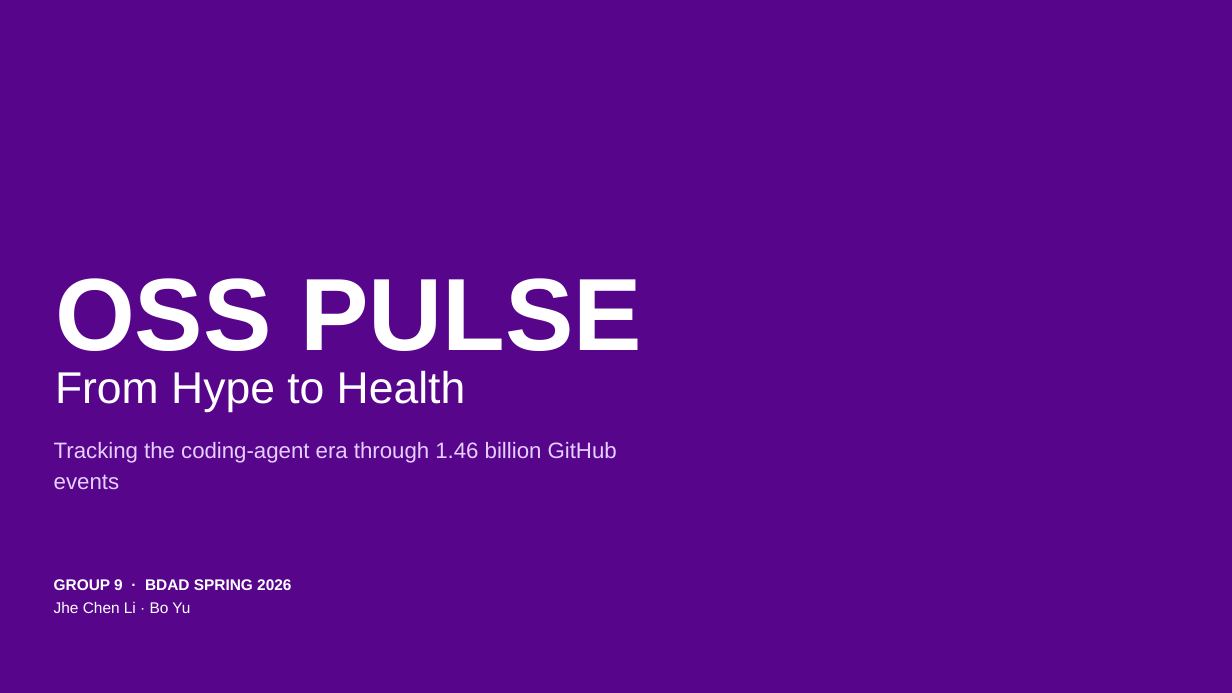
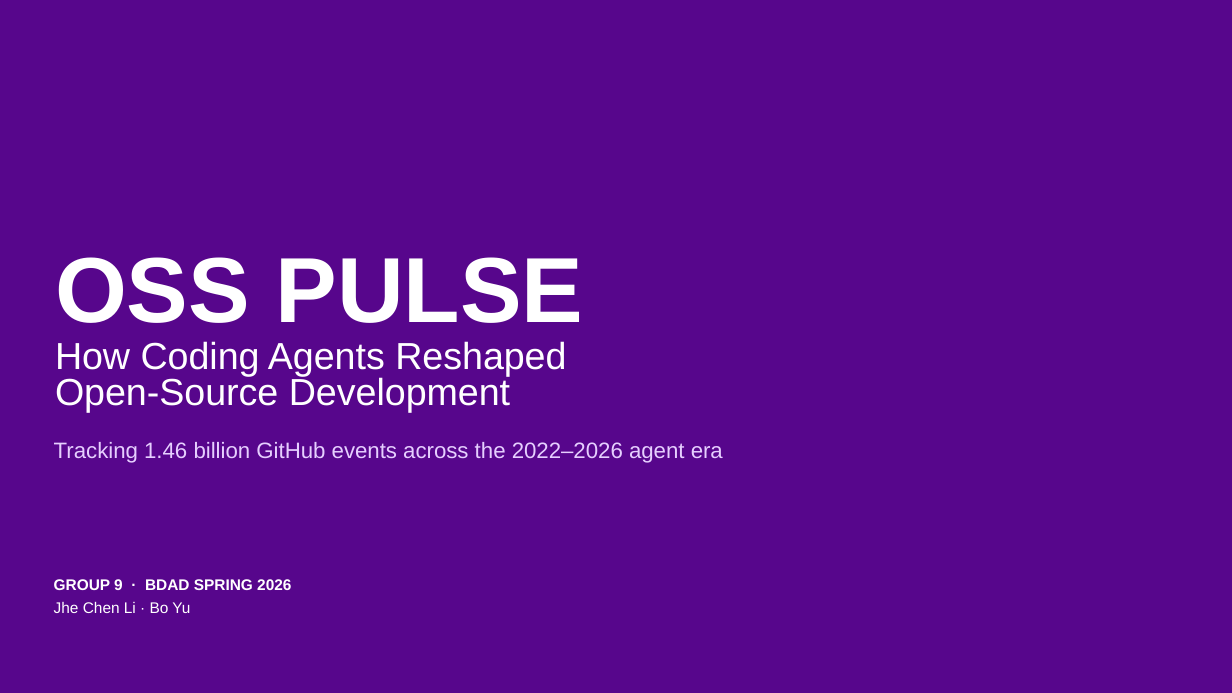
Before and after one commit to by2566-hash/OSS_Pulse, a slide deck: slide 1 of report/presentation/group9_oss_pulse.pptx. Drawn at 1232x693 pixels with LibreOffice and Linux fonts; fonts in the diff are those of the drawing; background and template pictures are left out. Boxes give left, top, right and bottom in pixels: in the first picture for what was removed or moved away, otherwise in the second. Text is boxed around its words. In the diff, an @@ line names an element or a change of style, - is before the commit and + after.

```diff
--- a/report/presentation/group9_oss_pulse.pptx
+++ b/report/presentation/group9_oss_pulse.pptx
@@ title at [55,257,583,323]: size 60 to 54 pt in "OSS PULSE" @@
@@ title at [55,341,566,412]: text changed; size 26 to 22 pt @@
-From Hype to Health
+How Coding Agents Reshaped
+Open-Source Development
@@ subtitle at [54,442,723,463]: text changed @@
-Tracking the coding-agent era through 1.46 billion GitHub events
+Tracking 1.46 billion GitHub events across the 2022–2026 agent era
```
Also in this commit, not shown: 13 other slides changed, 2 slides added, 1 slide removed, 3 other files.
